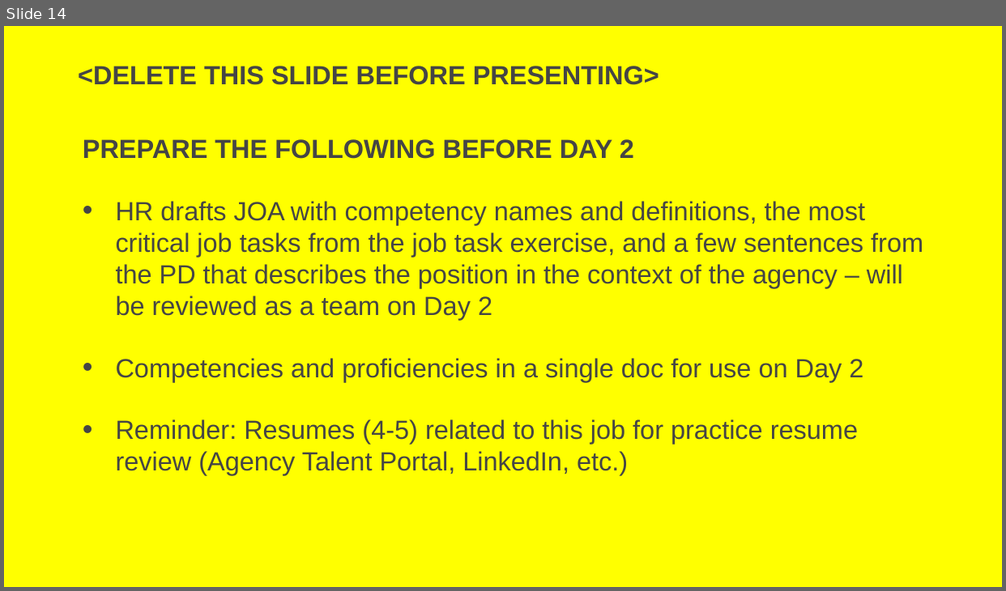
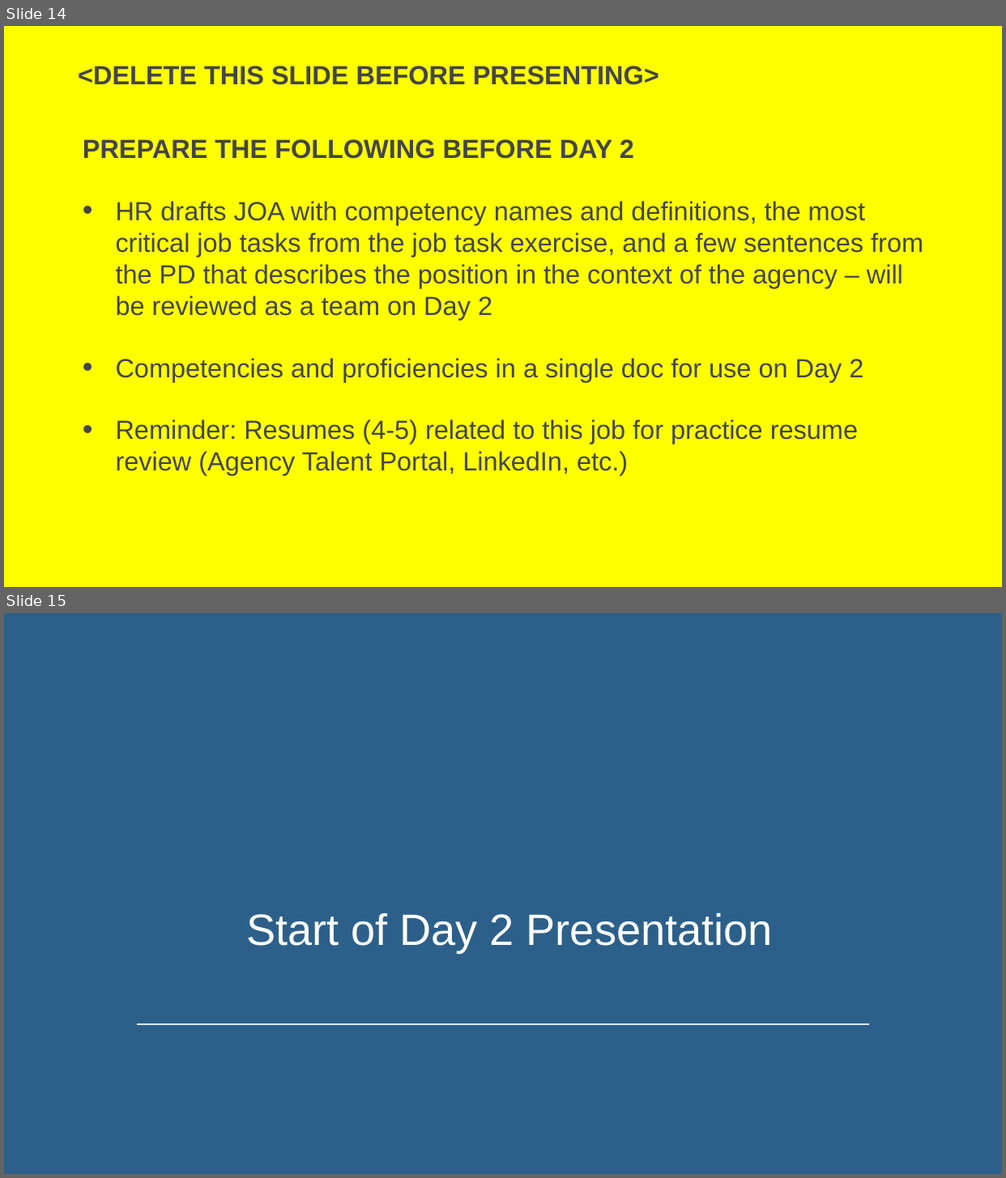
Before and after one commit to usds/SME-QA-Website, a slide deck: toolkit/job-analysis/job-analysis-day-1-presentation.pptx. Shown one above the other, each under a label of ours: slide 14 before the commit, slides 14 and 15 after it. The pictures are 1006x591 and 1006x1178 pixels, drawn with LibreOffice and Linux fonts; fonts in the diff are those of the drawing. Boxes give left, top, right and bottom in pixels: in the first picture for what was removed or moved away, otherwise in the second. Text is boxed around its words. In the diff, an @@ line names an element or a change of style, - is before the commit and + after.

```diff
--- a/toolkit/job-analysis/job-analysis-day-1-presentation.pptx
+++ b/toolkit/job-analysis/job-analysis-day-1-presentation.pptx
@@ slide 15 added at (4,613,1002,1174), background #2C608A @@
@@ text added at (246,913,773,953), 60 pt, text #FFFFFF @@
+Start of Day 2 Presentation
@@ line added from (137, 1024) to (869, 1024), #D8E7F5 2.25 pt @@
```
Also in this commit, not shown: 1 slide changed, 2 other files.
